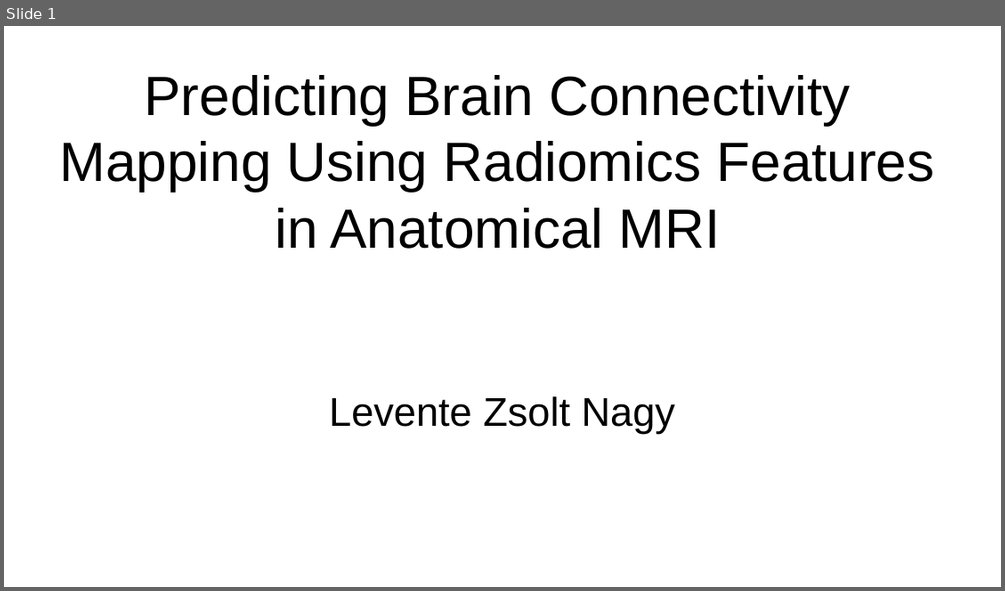
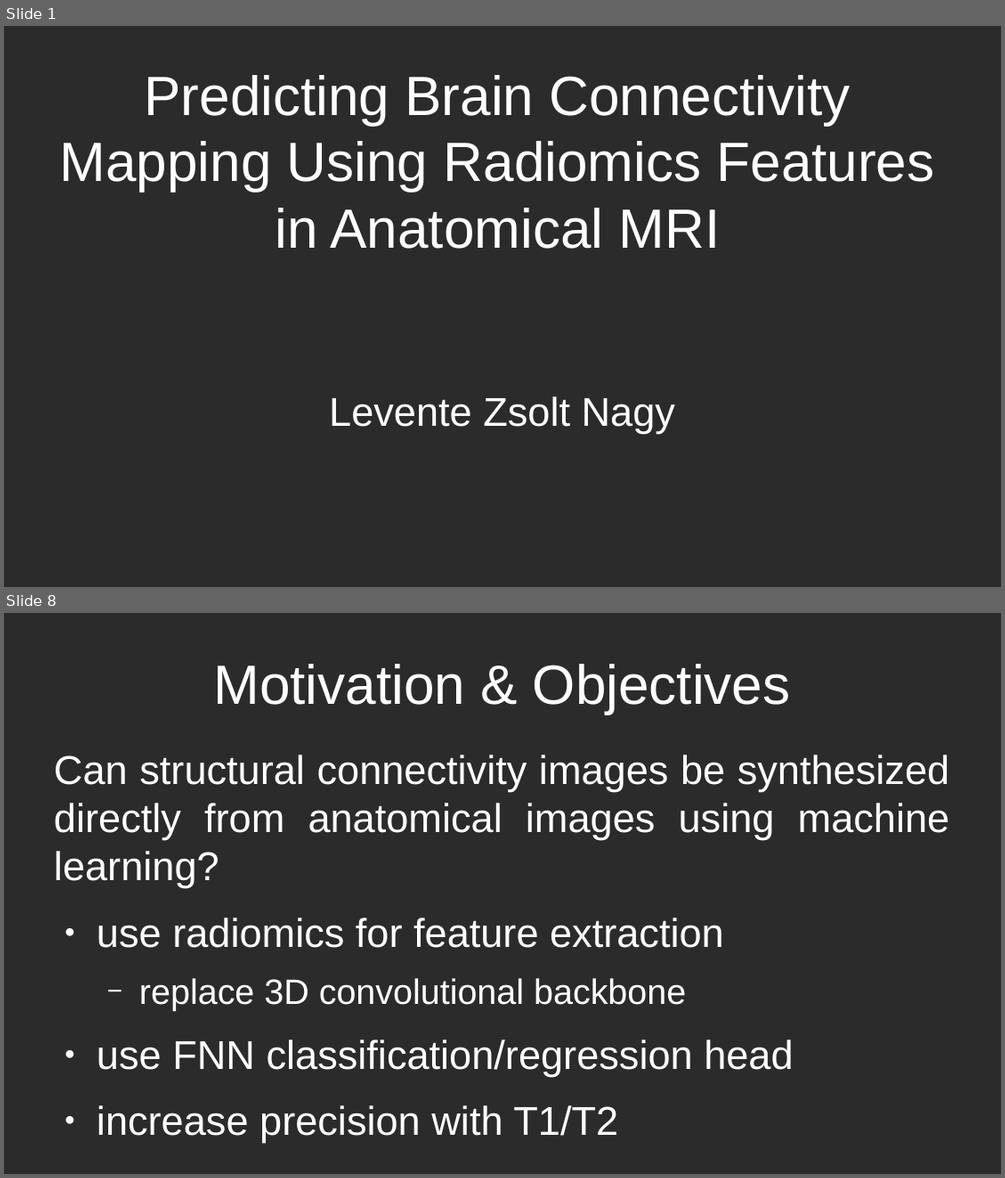
Before and after one commit to nlevi-dev/UPC-MasterThesis, a slide deck: Presentation.odp. Shown one above the other, each under a label of ours: slide 1 before the commit, slides 1 and 8 after it; the slides between them are not shown. The pictures are 1005x591 and 1005x1178 pixels, drawn with LibreOffice and Linux fonts; fonts in the diff are those of the drawing; background and template pictures are left out; a plain dark background stands for a picture behind light text. Boxes give left, top, right and bottom in pixels: in the first picture for what was removed or moved away, otherwise in the second. Text is boxed around its words. In the diff, an @@ line names an element or a change of style, - is before the commit and + after.

```diff
--- a/Presentation.odp
+++ b/Presentation.odp
@@ slide 8 added at (x1=4, y1=613, x2=1001, y2=1174), background picture (left out) @@
@@ title added at (x1=213, y1=664, x2=791, y2=714), 44 pt, text #FFFFFF @@
+Motivation & Objectives
@@ text added at (x1=54, y1=755, x2=950, y2=1143), 32 pt, text #FFFFFF @@
+Can structural connectivity images be synthesized directly from anatomical images using machine learning?
+● use radiomics for feature extraction
+  − replace 3D convolutional backbone
+● use FNN classification/regression head
+● increase precision with T1/T2
@@ slide 1 changed as well @@
@@ background #FFFFFF to picture (left out) @@
@@ title "Predicting Brain Connectivity Mapping Using ..." at (x1=60, y1=75, x2=935, y2=248): text colour #000000 to #FFFFFF @@
@@ subtitle "Levente Zsolt Nagy" at (x1=329, y1=396, x2=675, y2=434): text colour #000000 to #FFFFFF @@
```
Also in this commit, not shown: 24 other slides added, 1 slide removed.
